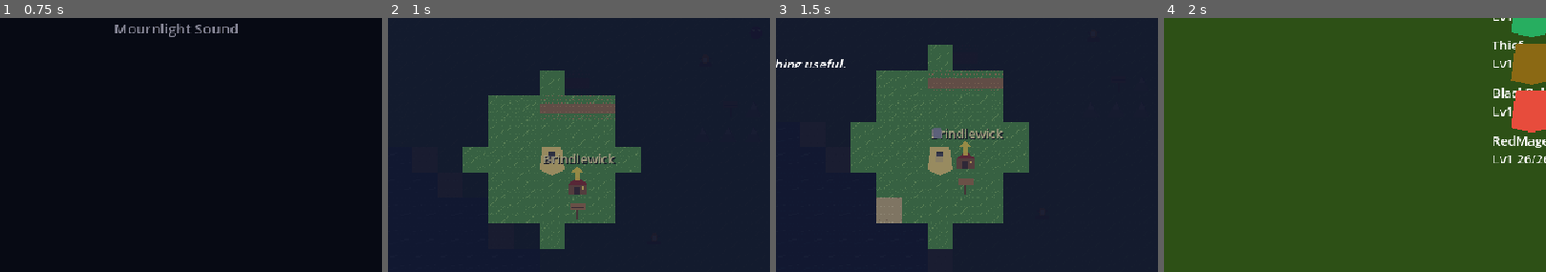
Above: before the commit, frames 1-4 (left to right).
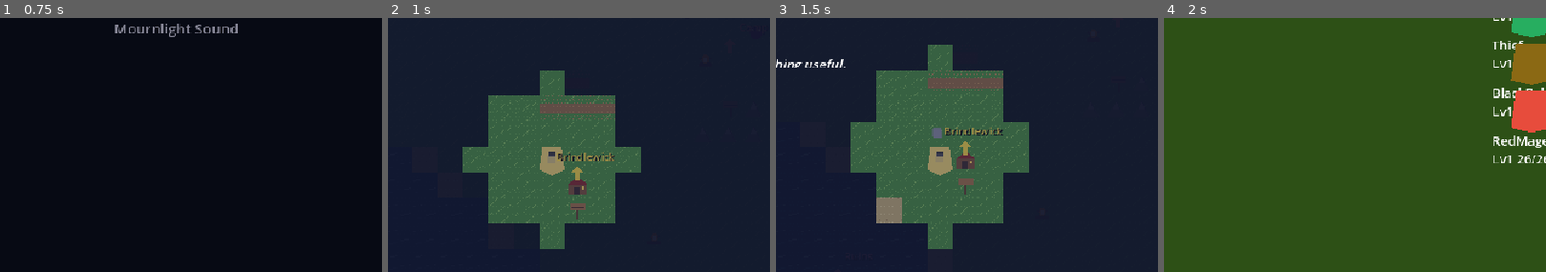
Above: after the commit, the same moments.

Repository: wink-/lanternhouse
Game: Godot game, scene res://scenes/title/title.tscn
Same seed, same stepped clock (60 frames per second), same inputs: the game is played once before the commit and once after it.
Inputs:
- Up to frame 1 (0.75 s): tap Enter at 0.5 s; hold D (move_right) from 0.53 s (still down); tap E (interact) at 0.6 s
- Up to frame 2 (1 s): keep holding D (move_right); tap Space at 0.77 s
- Up to frame 3 (1.5 s): tap Space at 1.25 s; release D (move_right) at 1.28 s; hold S (move_down) from 1.28 s (still down); tap E (interact) at 1.35 s
- Up to frame 4 (2 s): keep holding S (move_down); tap Space at 1.52 s
The pictures show only the part of the screen within x 27-77%, y 22-72%; the shares and areas given below are measured in that part.

Frame 1 is identical in both runs. In frame 2, 0.5% of the frame differs, in the area x 40-60%, y 52-58%; in frame 3, 0.5%, in the area x 40-60%, y 42-48%; in frame 4, nothing differs.

Commit message:
Improve overworld landmark readability

Diff:
--- a/scripts/overworld.gd
+++ b/scripts/overworld.gd
@@ -151,13 +151,27 @@
 
 # Signpost texts — keyed by position string
 const SIGNPOST_TEXTS := {
-	"(24, 21)": "Brindlewick — west toward town. Forest to the north holds old beacons.",
+	"(24, 21)": "Brindlewick lies west. The lighthouse beacon stands north of this road.",
 	"(15, 21)": "Brindlewick Village. The inn offers rest and healing.",
 	"(14, 12)": "Forest of Mournlight. Tread carefully — the trees here are old and watchful.",
 	"(21, 17)": "Mountain Pass. The beacon on the overlook controls access to the peaks.",
 	"(26, 22)": "South Shore Beacon. The sea grows restless when the light fades.",
 	"(17, 26)": "West Point. On clear nights you can see the mainland — or what remains of it.",
 }
+
+const LANDMARK_MARKERS := [
+	{"pos": BRINDLEWICK_POS, "label": "Brindlewick", "color": Color(1.0, 0.86, 0.24, 0.95), "offset": Vector2(-44, -31)},
+	{"pos": Vector2i(25, 13), "label": "Lighthouse", "color": Color(1.0, 0.95, 0.62, 0.95), "offset": Vector2(-46, -34)},
+	{"pos": Vector2i(17, 13), "label": "North Beacon", "color": Color(0.62, 0.82, 1.0, 0.9), "offset": Vector2(-54, -34)},
+	{"pos": Vector2i(24, 19), "label": "Hill Beacon", "color": Color(0.62, 0.82, 1.0, 0.9), "offset": Vector2(-48, -34)},
+	{"pos": Vector2i(24, 23), "label": "South Beacon", "color": Color(0.62, 0.82, 1.0, 0.9), "offset": Vector2(-54, 10)},
+	{"pos": Vector2i(10, 26), "label": "West Beacon", "color": Color(0.62, 0.82, 1.0, 0.9), "offset": Vector2(-50, -34)},
+	{"pos": Vector2i(23, 24), "label": "Dock", "color": Color(0.55, 0.9, 1.0, 0.9), "offset": Vector2(-24, 10)},
+	{"pos": Vector2i(21, 15), "label": "Camp", "color": Color(1.0, 0.55, 0.3, 0.9), "offset": Vector2(-24, -34)},
+	{"pos": Vector2i(26, 17), "label": "Cave", "color": Color(0.78, 0.72, 1.0, 0.9), "offset": Vector2(-24, -34)},
+	{"pos": Vector2i(18, 13), "label": "Clearing", "color": Color(0.6, 1.0, 0.65, 0.9), "offset": Vector2(-36, 10)},
+	{"pos": Vector2i(10, 25), "label": "Ruins", "color": Color(1.0, 0.55, 0.75, 0.9), "offset": Vector2(-28, -34)},
+]
 
 # ── Day/Night cycle (real-time seconds) ────────────────────────────────────
 const DAY_CYCLE_SECONDS := 300.0  # 5-minute full cycle
@@ -338,14 +352,20 @@
 		return
 	for child in location_markers.get_children():
 		child.queue_free()
-	_add_location_marker(BRINDLEWICK_POS, "Brindlewick")
-
-func _add_location_marker(grid: Vector2i, label_text: String) -> void:
+	for marker: Dictionary in LANDMARK_MARKERS:
+		_add_location_marker(
+			marker["pos"],
+			marker["label"],
+			marker.get("color", Color(1.0, 0.86, 0.24, 0.9)),
+			marker.get("offset", Vector2(-44, -31))
+		)
+
+func _add_location_marker(grid: Vector2i, label_text: String, marker_color: Color, label_offset: Vector2) -> void:
 	var marker := Node2D.new()
 	marker.position = Vector2(grid * TILE_SIZE) + Vector2(TILE_SIZE / 2, 2)
 
 	var pin := Polygon2D.new()
-	pin.color = Color(1.0, 0.86, 0.24, 0.9)
+	pin.color = marker_color
 	pin.polygon = PackedVector2Array([
 		Vector2(0, -10),
 		Vector2(8, -2),
@@ -359,10 +379,11 @@
 
 	var label := Label.new()
 	label.text = label_text
-	label.position = Vector2(-44, -31)
-	label.size = Vector2(88, 20)
+	label.position = label_offset
+	label.size = Vector2(108, 20)
 	label.horizontal_alignment = HORIZONTAL_ALIGNMENT_CENTER
-	label.add_theme_color_override("font_color", Color(1.0, 0.95, 0.62, 1.0))
+	label.add_theme_font_size_override("font_size", 13)
+	label.add_theme_color_override("font_color", Color(marker_color.r, marker_color.g, marker_color.b, 1.0))
 	label.add_theme_color_override("font_shadow_color", Color(0, 0, 0, 0.85))
 	label.add_theme_constant_override("shadow_offset_x", 1)
 	label.add_theme_constant_override("shadow_offset_y", 1)
@@ -509,7 +530,7 @@
 	if _is_blocked(next):
 		if _is_gate_blocked(next):
 			var beacon_name: String = GATED_ROUTES.get(next, "unknown")
-			_update_hud_with_msg("The path is sealed. Light the %s beacon to pass." % beacon_name.replace("_", " "))
+			_update_hud_with_msg("The path is sealed. Light the %s beacon east of the mountain pass to pass." % beacon_name.replace("_", " "))
 		else:
 			_update_hud_with_msg("Can't go that way.")
 		return
@@ -572,6 +593,8 @@
 
 	if tile == "L":
 		_interact_beacon("lighthouse", pos)
+	elif tile == "B":
+		_interact_beacon(_beacon_name_at(pos), pos)
 	elif tile == "h":
 		_enter_brindlewick()
 		return
@@ -610,6 +633,8 @@
 # the interaction database. Adding a new interaction is just: add a tile
 # symbol to MAP, add a handler in this match statement.
 func _interact() -> void:
+	if _interact_current_tile():
+		return
 	var target := pos + facing
 	var tile := _tile(target)
 	if tile == "L":
@@ -645,6 +670,16 @@
 	else:
 		_update_hud_with_msg("Nothing here.")
 
+func _interact_current_tile() -> bool:
+	var tile := _tile(pos)
+	if tile == "L":
+		_interact_beacon("lighthouse", pos)
+		return true
+	if tile == "B":
+		_interact_beacon(_beacon_name_at(pos), pos)
+		return true
+	return false
+
 func _enter_brindlewick() -> void:
 	GameData.overworld_position = pos
 	GameData.overworld_facing = facing
Not shown, changed: docs/LEARNING_LOG.md
